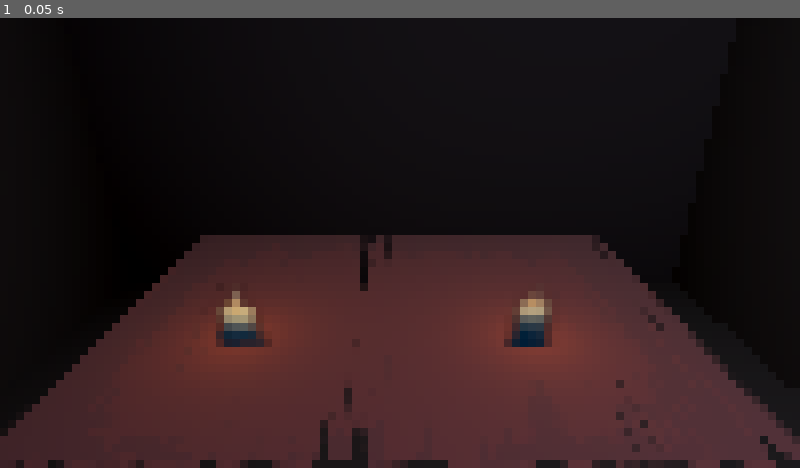
Above: before the commit, frame 1.
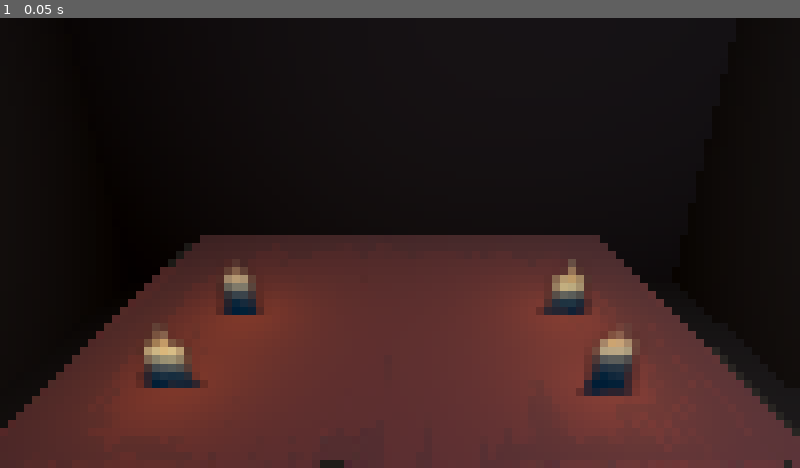
Above: after the commit, the same moment.

Repository: benDOTbjq/GMTK-2026
Game: Godot game, scene res://code/demo_scene/demo.tscn
Two runs of this game, one before a commit and one after it. Both use one fixed random seed, a clock stepped at 60 frames per second and the inputs below.
Inputs:
- Up to frame 1 (0.05 s): no input

The runs differ from the first frame. In frame 1, 8.6% of the frame differs, in the area x 0-100%, y 48-100%.

Commit message:
fixed candle sprites clipping

Diff:
--- a/code/demo_scene/demo.tscn
+++ b/code/demo_scene/demo.tscn
@@ -4,10 +4,6 @@
 [ext_resource type="Texture2D" uid="uid://cuvhx0lhhb7su" path="res://art/demo/demo_table_ortho.png" id="2_g0jli"]
 [ext_resource type="Texture2D" uid="uid://cg3epuw16obey" path="res://art/demo/demo_candle_1.png" id="4_vj5s7"]
 [ext_resource type="Texture2D" uid="uid://cvo5k7157pemm" path="res://art/demo/demo_candle_2.png" id="5_l8igb"]
-
-[sub_resource type="Environment" id="Environment_dd5g0"]
-background_mode = 3
-background_canvas_max_layer = 1
 
 [sub_resource type="BoxMesh" id="BoxMesh_dd5g0"]
 flip_faces = true
@@ -18,22 +14,9 @@
 
 [node name="Demo" type="Node3D" unique_id=1435100903]
 
-[node name="WorldEnvironment" type="WorldEnvironment" parent="." unique_id=1117343218]
-environment = SubResource("Environment_dd5g0")
-
-[node name="CanvasLayer" type="CanvasLayer" parent="." unique_id=563508970]
-
-[node name="TextureRect" type="TextureRect" parent="CanvasLayer" unique_id=406833223]
-z_index = 1
-anchors_preset = 15
-anchor_right = 1.0
-anchor_bottom = 1.0
-grow_horizontal = 2
-grow_vertical = 2
-texture = ExtResource("1_kb3va")
-
 [node name="Sprite3D" type="Sprite3D" parent="." unique_id=766264924]
 transform = Transform3D(-0.218, -1.792167e-08, 3.821371e-15, 0, -8.960835e-09, -1, 1.9058165e-08, -0.205, 4.371139e-08, 0.005, 0.65111816, -0.28)
+transparent = false
 shaded = true
 texture_filter = 0
 texture = ExtResource("2_g0jli")
@@ -49,34 +32,63 @@
 transform = Transform3D(1, 0, 0, 0, 1, 0, 0, 0, 1, 0.79065263, 2.0022385, 2)
 light_energy = 2.675
 
-[node name="Sprite3D2" type="Sprite3D" parent="." unique_id=1384934533]
-transform = Transform3D(0.03, 0, 0, 0, 0.03, 0, 0, 0, 0.03, -0.412, 0.71201175, -0.129)
+[node name="Camera3D" type="Camera3D" parent="." unique_id=1086524145]
+transform = Transform3D(0.9999863, -0.002045854, 0.0048197303, 0, 0.92050487, 0.39073113, -0.005235964, -0.39072576, 0.92049223, 0.015, 1.3791182, 0.945)
+fov = 50.0
+
+[node name="OmniLight3D" type="OmniLight3D" parent="." unique_id=328486633]
+transform = Transform3D(1, 0, 0, 0, 1, 0, 0, 0, 1, -0.49991593, 0.80703247, 0.08188392)
+light_color = Color(1, 0.7294118, 0, 1)
+light_energy = 0.11
+light_indirect_energy = 0.865
+metadata/_edit_group_ = true
+
+[node name="Sprite3D2" type="Sprite3D" parent="OmniLight3D" unique_id=1384934533]
+transform = Transform3D(0.03, 0, 0, 0, 0.03, 0, 0, 0, 0.03, 0, -0.06473714, 0)
 billboard = 2
-no_depth_test = true
 texture = ExtResource("4_vj5s7")
 region_enabled = true
 region_rect = Rect2(427.13287, 67.30736, 483.15314, 617.59564)
 
-[node name="OmniLight3D" type="OmniLight3D" parent="Sprite3D2" unique_id=328486633]
-transform = Transform3D(33.333336, 0, 0, 0, 33.333336, 0, 0, 0, 33.333336, 0, 2.1579037, 0)
+[node name="OmniLight3D2" type="OmniLight3D" parent="." unique_id=788870177]
+transform = Transform3D(1, 0, 0, 0, 1, 0, 0, 0, 1, 0.48288733, 0.80703247, 0.08272953)
 light_color = Color(1, 0.7294118, 0, 1)
 light_energy = 0.11
 light_indirect_energy = 0.865
+metadata/_edit_group_ = true
 
-[node name="Sprite3D3" type="Sprite3D" parent="." unique_id=2052860134]
-transform = Transform3D(0.03, 0, 0, 0, 0.03, 0, 0, 0, 0.03, 0.36217397, 0.71201175, -0.129)
+[node name="Sprite3D3" type="Sprite3D" parent="OmniLight3D2" unique_id=2052860134]
+transform = Transform3D(0.03, 0, 0, 0, 0.03, 0, 0, 0, 0.03, 0, -0.06473714, 0)
 billboard = 2
-no_depth_test = true
 texture = ExtResource("5_l8igb")
 region_enabled = true
 region_rect = Rect2(427.13287, 67.30736, 483.15314, 617.59564)
 
-[node name="OmniLight3D" type="OmniLight3D" parent="Sprite3D3" unique_id=788870177]
-transform = Transform3D(33.333336, 0, 0, 0, 33.333336, 0, 0, 0, 33.333336, 0, 2.1579037, 0)
+[node name="OmniLight3D3" type="OmniLight3D" parent="." unique_id=243732139]
+transform = Transform3D(1, 0, 0, 0, 1, 0, 0, 0, 1, -0.4283667, 0.80703247, -0.22724003)
 light_color = Color(1, 0.7294118, 0, 1)
 light_energy = 0.11
 light_indirect_energy = 0.865
+metadata/_edit_group_ = true
 
-[node name="Camera3D" type="Camera3D" parent="." unique_id=1086524145]
-transform = Transform3D(0.9999863, -0.002045854, 0.0048197303, 0, 0.92050487, 0.39073113, -0.005235964, -0.39072576, 0.92049223, 0.015, 1.3791182, 0.945)
-fov = 50.0
+[node name="Sprite3D3" type="Sprite3D" parent="OmniLight3D3" unique_id=604535719]
+transform = Transform3D(0.03, 0, 0, 0, 0.03, 0, 0, 0, 0.03, 0, -0.06473714, 0)
+billboard = 2
+texture = ExtResource("5_l8igb")
+region_enabled = true
+region_rect = Rect2(427.13287, 67.30736, 483.15314, 617.59564)
+
+[node name="OmniLight3D4" type="OmniLight3D" parent="." unique_id=38297010]
+transform = Transform3D(1, 0, 0, 0, 1, 0, 0, 0, 1, 0.479692, 0.80703247, -0.24227887)
+light_color = Color(1, 0.7294118, 0, 1)
+light_energy = 0.11
+light_indirect_energy = 0.865
+metadata/_edit_group_ = true
+
+[node name="Sprite3D2" type="Sprite3D" parent="OmniLight3D4" unique_id=199089074]
+transform = Transform3D(0.03, 0, 0, 0, 0.03, 0, 0, 0, 0.03, 0, -0.06473714, 0)
+flip_h = true
+billboard = 2
+texture = ExtResource("4_vj5s7")
+region_enabled = true
+region_rect = Rect2(427.13287, 67.30736, 483.15314, 617.59564)
--- /dev/null
+++ b/code/demo_scene/pixel_filter.gdshader
@@ -0,0 +1,14 @@
+shader_type spatial;
+render_mode cull_front, unshaded;
+uniform vec4 outline_color : source_color;
+uniform float outline_width = 1.0;
+
+void vertex() {
+}
+
+void fragment() {
+	ALBEDO = outline_color.rgb;
+	if (outline_color.a < 1.0) {
+		ALPHA = outline_color.a;
+	}
+}
--- a/code/main_scene/background_shader.gdshader
+++ /dev/null
@@ -1,15 +0,0 @@
-shader_type canvas_item;
-
-uniform sampler2D noise : repeat_enable;
-
-void vertex() {
-	// Called for every vertex the material is visible on.
-}
-
-void fragment() {
-	float time = TIME * 0.1;
-	float r = texture(noise, vec2(SCREEN_UV.x, SCREEN_UV.y + time)).r;
-	float g = texture(noise, vec2(SCREEN_UV.x + time, SCREEN_UV.y - time)).g;
-	float b = texture(noise, vec2(SCREEN_UV.x - time, SCREEN_UV.y - time)).b;
-	COLOR = vec4(0.0, 0.0, 0.0, r * g * b);
-}
Not shown, added: code/demo_scene/pixel_filter.gdshader.uid
Not shown, removed: code/main_scene/background_shader.gdshader.uid
